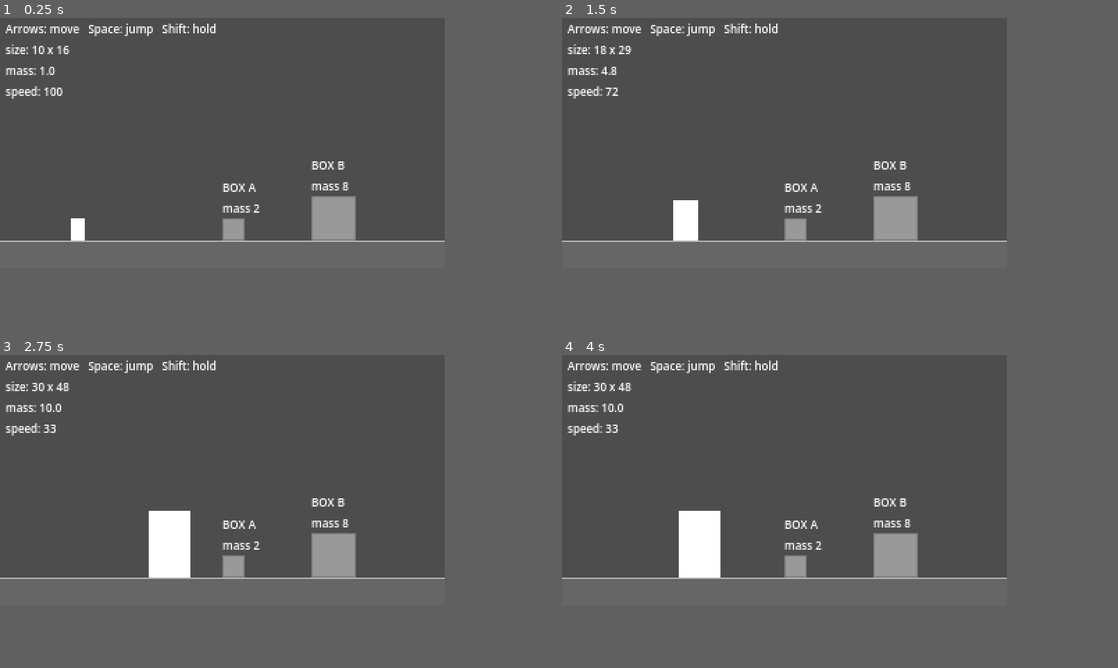
Above: before the commit, frames 1-4 (two rows, left to right).
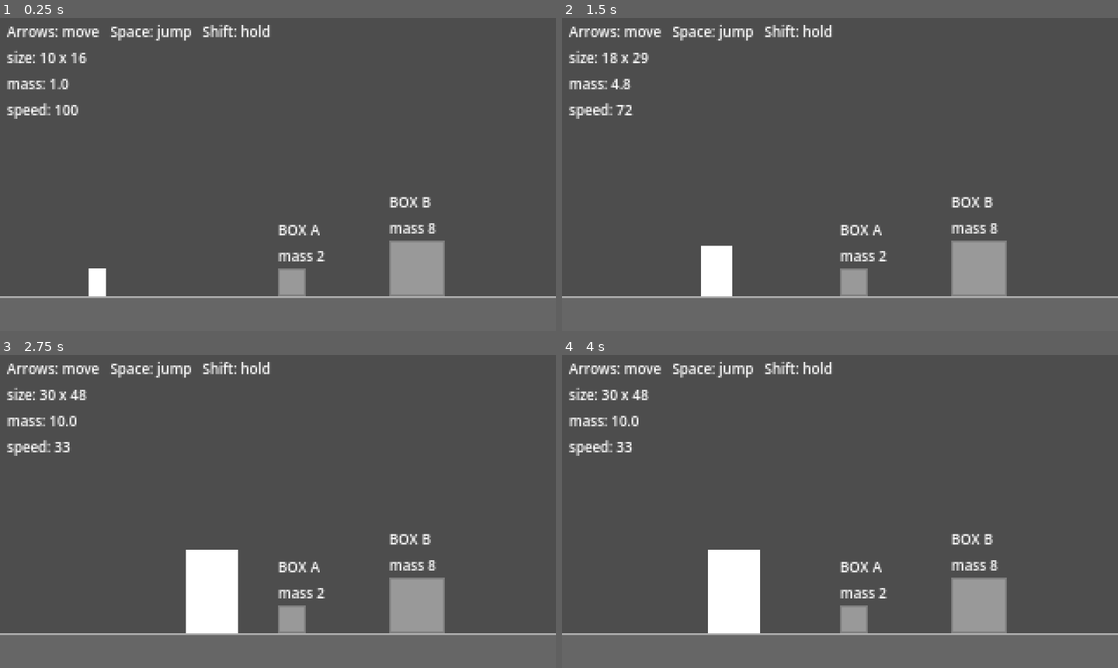
Above: after the commit, the same moments.

Repository: evalfoo/game-off-2026
Game: Godot game, scene res://game/main.tscn
The game is run twice, just before and just after one commit, with the same random seed, the same clock (stepped at 60 frames per second) and the same inputs.
Inputs (mouse positions are in pixels of both pictures, inside the frame that each line leads up to):
- Up to frame 1 (0.25 s): no input
- Up to frame 2 (1.5 s): tap Enter (ui_accept) at 0.5, 0.77 s; move the mouse to (884, 130) at 0.52 s; hold Right (ui_right) 0.53-1.25 s; hold Shift 0.53-1.25 s; click (884, 130) at 0.67 s; drag from (695, 155) to (762, 193) at 1.27 s
- Up to frame 3 (2.75 s): tap Enter (ui_accept) at 2 s; move the mouse to (266, 423) at 2.02 s; hold Right (ui_right) from 2.03 s (still down); hold Shift from 2.03 s (still down)
- Up to frame 4 (4 s): release Right (ui_right) at 2.75 s; release Shift at 2.75 s; drag from (762, 530) to (650, 442) at 2.77 s; tap Enter (ui_accept) at 3.5, 3.77 s; move the mouse to (917, 517) at 3.52 s; hold Left (ui_left) from 3.53 s (still down); hold Shift from 3.53 s (still down)
In our replay, the window is 640x360 before the commit and 800x450 after it. These sizes can differ from the game's own. Grey fills any space a smaller window leaves; there, only what the larger window draws over its background counts as a difference.

The runs differ from the first frame. In frame 1, 25% of the frame differs, in the area x 0-100%, y 1-100%; in frame 2, 25%; in frame 3, 27%; in frame 4, 27%.

Commit message:
feat(camera): the camera moves by fractions of a game pixel (#24)
At 320×180 the camera moved in whole game pixels, 4 screen pixels each
at 1280×720. So the slow end of its ease stepped one game pixel at a
time, which could look like stutter.

- Each room now draws its world into its own 322×182 image, with one
spare pixel on each side, at the camera's whole-pixel position. The
window shows that image shifted by the camera's leftover fraction of a
pixel, in screen pixels, as Hyper Light Drifter does. At 1280×720 the
camera moves in quarter game pixels, and the art stays on the game-pixel
grid.
- The readout sits outside that image, so it holds still while the
camera moves. The box labels also sit outside it and follow their boxes,
so the play driver reports them where they show. Font oversampling is
off, so this text still renders at game pixels. A still of the main room
matches `origin/main` scaled ×4, pixel for pixel.
- The window now stretches its canvas to the screen
(`stretch/mode="canvas_items"`). Screenshots, stills and clips capture
the 1280×720 picture, not a 320×180 one.
- The world's nodes now sit under `View/World`, and the box labels under
`View`. The tests that look up `BoxA` and `BoxB`, and the recorded
`grow` session, use the new paths.

## Evidence

The files are in `tests/output/pr-18/`.

The x of the step's left edge on screen, in game pixels, frame by frame,
as the camera eases to a stop after the first walk right in
`tools/clips/scenarios/look_ahead.gd`. The full lists are in
`clip/step-edge.txt`, measured from the 30 fps PNG frames.

| Before | After |
| --- | --- |
| … 223 223 222 221 221 221 220 220 220 220 219 219 219 219 219 219 219
219 219 219 219 219 | … 223.5 222.75 222 221.5 221 220.5 220.25 220
219.75 219.5 219.25 219.25 219 219 219 218.75 218.75 … |

`clip/after.mp4` is 1280×720 and shows the quarter-pixel steps. The
8-frame strips and `clip/before-after.mp4` scale the picture down, which
hides a 1-screen-pixel step, so the numbers above and
`tests/pixel_view_native.gd` carry the claim.

| Before | After |
| --- | --- |
| ![Before: 8 frames of the look-ahead
walk](https://github.com/user-attachments/assets/b9465b91-7e01-4932-908e-11bae8f0f5d4)
| ![After: 8 frames of the look-ahead
walk](https://github.com/user-attachments/assets/749d80aa-3d27-40d2-a138-91de86db82aa)
|

Stills of the main room. The before, scaled ×4 with nearest filtering,
equals the after.

| Before | After |
| --- | --- |
| ![Before: the main room at
320×180](https://github.com/user-attachments/assets/499254f1-d5c0-45e5-9842-88eea859a583)
| ![After: the main room at
1280×720](https://github.com/user-attachments/assets/9e4ab366-c86f-4ac6-af49-83ae8c6d7604)
|

Closes #18.


https://github.com/user-attachments/assets/4a09f7ca-e391-41e2-a090-5ba82252bee6


https://github.com/user-attachments/assets/c30e1cdd-94ae-46b4-ab60-c6619126aae1

Diff:
--- a/game/main.gd
+++ b/game/main.gd
@@ -7,6 +7,7 @@
 const Player := preload("res://game/player.gd")
 const Tiles := preload("res://game/tiles.gd")
 const Box := preload("res://game/box.gd")
+const PixelView := preload("res://game/pixel_view.gd")
 
 # The floor's top edge, at tile row 10 of the 320x180 view. The player starts
 # standing on it.
@@ -24,11 +25,14 @@
 var rng_seed := randi()
 
 var player: Player
+var view := PixelView.new()
 var readout := Label.new()
 
 
 func _ready() -> void:
-	add_child(Tiles.room(FLOOR_Y))
+	view.name = "View"
+	add_child(view)
+	view.world.add_child(Tiles.room(FLOOR_Y))
 
 	_add_box("BoxA", "BOX A", Vector2(168, FLOOR_Y - 8), preload("res://art/box_a.png"), 2.0)
 	_add_box("BoxB", "BOX B", Vector2(240, FLOOR_Y - 16), preload("res://art/box_b.png"), 8.0)
@@ -36,7 +40,7 @@
 	player = Player.new()
 	player.name = "Player"
 	player.position = Vector2(56, FLOOR_Y)
-	add_child(player)
+	view.world.add_child(player)
 
 	readout.name = "Readout"
 	readout.position = Vector2(4, 2)
@@ -69,9 +73,9 @@
 	var label := Label.new()
 	label.text = "%s\nmass %d" % [label_text, box_mass]
 	label.add_theme_font_size_override("font_size", FONT_SIZE)
-	label.position = Vector2(-size.x / 2, -size.y / 2 - 28)
-	body.add_child(label)
-	add_child(body)
+	view.world.add_child(body)
+	label.name = node_name + "Label"
+	view.follow(label, body, Vector2(-size.x / 2, -size.y / 2 - 28))
 
 
 func _rect_shape(size: Vector2) -> CollisionShape2D:
--- /dev/null
+++ b/game/pixel_view.gd
@@ -0,0 +1,82 @@
+extends Node2D
+
+# Renders a room's world at 320x180 game pixels into its own image, with one
+# pixel to spare on each side, and draws that image at the window's scale,
+# shifted by the camera's leftover fraction of a game pixel. The world moves in
+# whole game pixels, so its art stays on the pixel grid, while the picture moves
+# in screen pixels: a quarter of a game pixel at 1280x720. So the slow end of
+# the camera's ease doesn't step a whole game pixel at a time.
+#
+# The window stretches its canvas to the screen (stretch/mode="canvas_items"),
+# so the image can sit between game pixels. A room adds its world, with its
+# camera, to `world`. What the room adds to itself after this node, such as its
+# readout, draws above the image and holds still while the camera moves.
+#
+# follow() shows a label above a body in the world from the window's viewport
+# instead, so the play driver reads its rectangle in window pixels. The window
+# snaps it to whole game pixels, so under a moving camera it can sit up to a
+# pixel off the image. It doesn't turn with its body.
+
+const VIEW := Vector2i(320, 180)
+
+var world := SubViewport.new()
+var _followers: Array[Follower] = []
+# Where the image's top-left corner sits, in game pixels: up to one pixel up
+# and left of the window's, at whole screen pixels.
+var _corner := -Vector2.ONE
+
+
+func _ready() -> void:
+	world.name = "World"
+	world.size = VIEW + Vector2i(2, 2)
+	# The camera sees the 320x180 view, as it would with the window's size.
+	world.size_2d_override = VIEW
+	# Unlike the window, a SubViewport doesn't take these from the project.
+	world.snap_2d_transforms_to_pixel = true
+	world.canvas_item_default_texture_filter = Viewport.DEFAULT_CANVAS_ITEM_TEXTURE_FILTER_NEAREST
+	world.render_target_update_mode = SubViewport.UPDATE_ALWAYS
+	add_child(world)
+
+
+# The camera sets the world's offset in its physics step, before this.
+func _process(_delta: float) -> void:
+	var offset := world.canvas_transform.origin
+	var rest := offset - offset.floor()
+	# The world renders at the whole pixels of the offset, one pixel in from
+	# the image's top-left corner, and the image moves by the rest. That goes
+	# in the draw call: the window snaps a node's position to whole game
+	# pixels.
+	world.global_canvas_transform = Transform2D(0.0, Vector2.ONE - rest)
+	var scale := get_viewport_transform().get_scale()
+	_corner = ((rest - Vector2.ONE) * scale).round() / scale
+	queue_redraw()
+	for follower in _followers:
+		follower.place(world.canvas_transform)
+
+
+# Adds `control` to this node, above the image, and keeps it at `offset` from
+# `target`'s position in the world. It goes when `target` leaves the tree.
+func follow(control: Control, target: Node2D, offset: Vector2) -> void:
+	var follower := Follower.new()
+	follower.control = control
+	follower.target = target
+	follower.offset = offset
+	_followers.append(follower)
+	add_child(control)
+	follower.place(world.canvas_transform)
+	target.tree_exiting.connect(func() -> void:
+		_followers.erase(follower)
+		control.queue_free())
+
+
+class Follower:
+	var control: Control
+	var target: Node2D
+	var offset: Vector2
+
+	func place(view: Transform2D) -> void:
+		control.position = view * (target.global_position + offset)
+
+
+func _draw() -> void:
+	draw_texture(world.get_texture(), _corner)
--- a/game/rooms/seesaw.gd
+++ b/game/rooms/seesaw.gd
@@ -7,6 +7,7 @@
 const Player := preload("res://game/player.gd")
 const Tiles := preload("res://game/tiles.gd")
 const Plank := preload("res://game/seesaw_plank.gd")
+const PixelView := preload("res://game/pixel_view.gd")
 
 # The floor's top edge, as in game/main.gd. The player starts standing on it.
 const FLOOR_Y := 160.0
@@ -21,11 +22,14 @@
 
 var player: Player
 var plank: Plank
+var view := PixelView.new()
 var readout := Label.new()
 
 
 func _ready() -> void:
-	add_child(Tiles.room(FLOOR_Y))
+	view.name = "View"
+	add_child(view)
+	view.world.add_child(Tiles.room(FLOOR_Y))
 
 	var pivot := StaticBody2D.new()
 	pivot.name = "Pivot"
@@ -37,7 +41,7 @@
 	var pivot_shape := CollisionPolygon2D.new()
 	pivot_shape.polygon = triangle.polygon
 	pivot.add_child(pivot_shape)
-	add_child(pivot)
+	view.world.add_child(pivot)
 
 	# Turns on the pivot's tip, between its ends resting on the floor on
 	# either side. Starts level; the weight turns its right end down.
@@ -63,12 +67,12 @@
 	weight_label.add_theme_font_size_override("font_size", FONT_SIZE)
 	weight_label.position = weight_at - WEIGHT_SIZE / 2 - Vector2(0, 28)
 	plank.add_child(weight_label)
-	add_child(plank)
+	view.world.add_child(plank)
 
 	player = Player.new()
 	player.name = "Player"
 	player.position = Vector2(43, FLOOR_Y)
-	add_child(player)
+	view.world.add_child(player)
 
 	readout.name = "Readout"
 	readout.position = Vector2(4, 2)
--- a/game/rooms/wide.gd
+++ b/game/rooms/wide.gd
@@ -8,6 +8,7 @@
 const Player := preload("res://game/player.gd")
 const Tiles := preload("res://game/tiles.gd")
 const PlayerCamera := preload("res://game/camera.gd")
+const PixelView := preload("res://game/pixel_view.gd")
 
 const COLUMNS := 60
 const ROWS := 18
@@ -22,18 +23,21 @@
 
 var player: Player
 var camera: PlayerCamera
+var view := PixelView.new()
 var readout := Label.new()
 
 
 func _ready() -> void:
+	view.name = "View"
+	add_child(view)
 	var tiles := Tiles.room(FLOOR_Y, COLUMNS, ROWS)
 	Tiles.platform(tiles, STEP_ROW, STEP_FIRST, STEP_LAST)
-	add_child(tiles)
+	view.world.add_child(tiles)
 
 	player = Player.new()
 	player.name = "Player"
 	player.position = Vector2(120, FLOOR_Y)
-	add_child(player)
+	view.world.add_child(player)
 
 	camera = PlayerCamera.new()
 	camera.name = "Camera"
@@ -42,7 +46,7 @@
 	camera.limit_top = 0
 	camera.limit_right = int(SIZE.x)
 	camera.limit_bottom = int(SIZE.y)
-	add_child(camera)
+	view.world.add_child(camera)
 
 	# On its own canvas layer, so it stays put while the view scrolls.
 	var hud := CanvasLayer.new()
--- a/project.godot
+++ b/project.godot
@@ -30,8 +30,12 @@
 window/size/viewport_height=180
 window/size/window_width_override=1280
 window/size/window_height_override=720
-window/stretch/mode="viewport"
+window/stretch/mode="canvas_items"
 window/stretch/scale_mode="integer"
+
+[gui]
+
+fonts/dynamic_fonts/use_oversampling=false
 
 [physics]
 
--- a/tests/controls.gd
+++ b/tests/controls.gd
@@ -67,7 +67,7 @@
 func _jump_off_edge(frames: int) -> bool:
 	var game := Fixture.launch(root)
 	var player: CharacterBody2D = game.player
-	var box: CharacterBody2D = game.get_node("BoxB")
+	var box: CharacterBody2D = game.get_node("View/World/BoxB")
 	player.position = box.position + Vector2(0, -16)
 	await physics(10)
 	Events.hold_key(KEY_RIGHT, true)
--- a/tests/pause.gd
+++ b/tests/pause.gd
@@ -6,7 +6,7 @@
 
 func run() -> void:
 	var game := Fixture.launch(root)
-	var box: CharacterBody2D = game.get_node("BoxA")
+	var box: CharacterBody2D = game.get_node("View/World/BoxA")
 	var player: CharacterBody2D = game.player
 	player.position.x = box.position.x - 60
 	Events.hold_key(KEY_RIGHT, true)
--- /dev/null
+++ b/tests/pixel_view_native.gd
@@ -0,0 +1,74 @@
+extends "res://tests/lib/test.gd"
+
+# In a native window, game/pixel_view.gd moves the picture by the camera's
+# fraction of a game pixel in whole screen pixels, while the world's art keeps
+# whole game pixels, and its spare pixel on each side fills the window's edges.
+# A white 8 px square sits on a backdrop wider and taller than the view, and a
+# plain Camera2D is staged at quarter-pixel steps.
+
+const PixelView := preload("res://game/pixel_view.gd")
+const SQUARE := Rect2(100, 50, 8, 8)
+const BACKDROP := Color(0.0, 0.0, 1.0)
+
+var camera := Camera2D.new()
+
+
+func run() -> void:
+	var view := PixelView.new()
+	root.add_child(view)
+	var backdrop := ColorRect.new()
+	backdrop.position = Vector2(-20, -20)
+	backdrop.size = Vector2(360, 220)
+	backdrop.color = BACKDROP
+	view.world.add_child(backdrop)
+	var square := ColorRect.new()
+	square.position = SQUARE.position
+	square.size = SQUARE.size
+	view.world.add_child(square)
+	camera.position = Vector2(160, 90)
+	view.world.add_child(camera)
+	await frames(3)
+
+	var image := await _capture()
+	var scale := image.get_width() / 320
+	check(image.get_size() == Vector2i(1280, 720) and scale == 4,
+		"the window's picture is %s, %d screen pixels a game pixel" % [image.get_size(), scale])
+	var row := int(SQUARE.position.y + 4) * scale
+	var column := int(SQUARE.position.x + 4) * scale
+	for step: int in 5:
+		var x := 0.25 * step
+		camera.position = Vector2(160 + x, 90 - x)
+		image = await _capture()
+		var left := _first_white(image, row, true)
+		var top := _first_white(image, column, false)
+		var width := _first_not_white(image, row, left) - left
+		check(left == int(SQUARE.position.x) * scale - step and top == int(SQUARE.position.y) * scale + step,
+			"the camera %.2f px right and up moves the square %d screen px left and down: left %d, top %d" % [x, step, left, top])
+		check(width == int(SQUARE.size.x) * scale, "the square stays %d game pixels wide: %d screen px" % [SQUARE.size.x, width])
+		var corners := [Vector2i(0, 0), Vector2i(image.get_width() - 1, image.get_height() - 1)]
+		var filled := corners.all(func(p: Vector2i) -> bool: return image.get_pixelv(p).is_equal_approx(BACKDROP))
+		check(filled, "the window's corners show the world: %s, %s" % [image.get_pixelv(corners[0]), image.get_pixelv(corners[1])])
+
+
+func _capture() -> Image:
+	camera.force_update_scroll()
+	await process_frame
+	await RenderingServer.frame_post_draw
+	return root.get_texture().get_image()
+
+
+# The first white pixel along row `at` (or column, when `across` is false).
+func _first_white(image: Image, at: int, across: bool) -> int:
+	var length := image.get_width() if across else image.get_height()
+	for i: int in length:
+		var p := Vector2i(i, at) if across else Vector2i(at, i)
+		if image.get_pixelv(p).is_equal_approx(Color.WHITE):
+			return i
+	return -1
+
+
+func _first_not_white(image: Image, row: int, from: int) -> int:
+	for i: int in range(from, image.get_width()):
+		if not image.get_pixel(i, row).is_equal_approx(Color.WHITE):
+			return i
+	return image.get_width()
--- a/tests/push.gd
+++ b/tests/push.gd
@@ -1,7 +1,8 @@
 extends "res://tests/lib/test.gd"
 
 # BOX B is too heavy for the small player. Only the big one pushes it. The
-# player can only push one box: not BOX A when it rests against BOX B.
+# player can only push one box: not BOX A when it rests against BOX B. A box's
+# label, drawn outside the world image, follows the box and goes with it.
 
 func run() -> void:
 	var small_push := await _push(false)
@@ -14,19 +15,25 @@
 # Walks right into BOX B for 3 seconds and returns how far the box moved.
 func _push(big: bool) -> float:
 	var game := Fixture.launch(root)
-	game.get_node("BoxA").free()
-	var box: CharacterBody2D = game.get_node("BoxB")
+	game.get_node("View/World/BoxA").free()
+	var box: CharacterBody2D = game.get_node("View/World/BoxB")
 	var player: CharacterBody2D = game.player
 	player.position.x = box.position.x - 50
 	if big:
 		Events.hold_key(KEY_SHIFT, true)
 	await physics(40)
 	var start := box.position.x
+	var label: Label = game.get_node("View/BoxBLabel")
+	var label_start := label.position.x
 	Events.hold_key(KEY_RIGHT, true)
 	await physics(180)
 	Events.hold_key(KEY_RIGHT, false)
 	Events.hold_key(KEY_SHIFT, false)
 	var moved := box.position.x - start
+	await process_frame
+	check(absf(label.position.x - label_start - moved) < 1.0,
+		"BOX B's label moves with it: box %.1f px, label %.1f px" % [moved, label.position.x - label_start])
+	check(not game.has_node("View/BoxALabel"), "BOX A's label goes with BOX A")
 	game.free()
 	await physics(2)
 	return moved
@@ -35,8 +42,8 @@
 # and returns how far BOX A moved.
 func _push_stack() -> float:
 	var game := Fixture.launch(root)
-	var box_a: CharacterBody2D = game.get_node("BoxA")
-	var box_b: CharacterBody2D = game.get_node("BoxB")
+	var box_a: CharacterBody2D = game.get_node("View/World/BoxA")
+	var box_b: CharacterBody2D = game.get_node("View/World/BoxB")
 	box_a.position.x = box_b.position.x - 16 - 8
 	var player: CharacterBody2D = game.player
 	player.position.x = box_a.position.x - 50
--- a/tests/sessions/grow/turn-001.json
+++ b/tests/sessions/grow/turn-001.json
@@ -60,7 +60,7 @@
   "last_action": {},
   "ui": [
     {
-      "node": "Main/BoxA/@Label@4",
+      "node": "Main/View/BoxALabel",
       "class": "Label",
       "text": "BOX A\nmass 2",
       "rect": [
@@ -72,7 +72,7 @@
       "disabled": false
     },
     {
-      "node": "Main/BoxB/@Label@7",
+      "node": "Main/View/BoxBLabel",
       "class": "Label",
       "text": "BOX B\nmass 8",
       "rect": [
--- a/tests/sessions/grow/turn-002.json
+++ b/tests/sessions/grow/turn-002.json
@@ -12,7 +12,7 @@
   },
   "ui": [
     {
-      "node": "Main/BoxA/@Label@4",
+      "node": "Main/View/BoxALabel",
       "class": "Label",
       "text": "BOX A\nmass 2",
       "rect": [
@@ -24,7 +24,7 @@
       "disabled": false
     },
     {
-      "node": "Main/BoxB/@Label@7",
+      "node": "Main/View/BoxBLabel",
       "class": "Label",
       "text": "BOX B\nmass 8",
       "rect": [
--- a/tests/sessions/grow/turn-003.json
+++ b/tests/sessions/grow/turn-003.json
@@ -11,7 +11,7 @@
   },
   "ui": [
     {
-      "node": "Main/BoxA/@Label@4",
+      "node": "Main/View/BoxALabel",
       "class": "Label",
       "text": "BOX A\nmass 2",
       "rect": [
@@ -23,7 +23,7 @@
       "disabled": false
     },
     {
-      "node": "Main/BoxB/@Label@7",
+      "node": "Main/View/BoxBLabel",
       "class": "Label",
       "text": "BOX B\nmass 8",
       "rect": [
--- a/tests/sessions/grow/turn-004.json
+++ b/tests/sessions/grow/turn-004.json
@@ -8,7 +8,7 @@
   },
   "ui": [
     {
-      "node": "Main/BoxA/@Label@4",
+      "node": "Main/View/BoxALabel",
       "class": "Label",
       "text": "BOX A\nmass 2",
       "rect": [
@@ -20,7 +20,7 @@
       "disabled": false
     },
     {
-      "node": "Main/BoxB/@Label@7",
+      "node": "Main/View/BoxBLabel",
       "class": "Label",
       "text": "BOX B\nmass 8",
       "rect": [
--- a/tests/sessions/grow/turn-005.json
+++ b/tests/sessions/grow/turn-005.json
@@ -7,7 +7,7 @@
   },
   "ui": [
     {
-      "node": "Main/BoxA/@Label@4",
+      "node": "Main/View/BoxALabel",
       "class": "Label",
       "text": "BOX A\nmass 2",
       "rect": [
@@ -19,7 +19,7 @@
       "disabled": false
     },
     {
-      "node": "Main/BoxB/@Label@7",
+      "node": "Main/View/BoxBLabel",
       "class": "Label",
       "text": "BOX B\nmass 8",
       "rect": [
Not shown, added: game/pixel_view.gd.uid
Not shown, added: tests/pixel_view_native.gd.uid
Not shown, changed: docs/implementation.md
